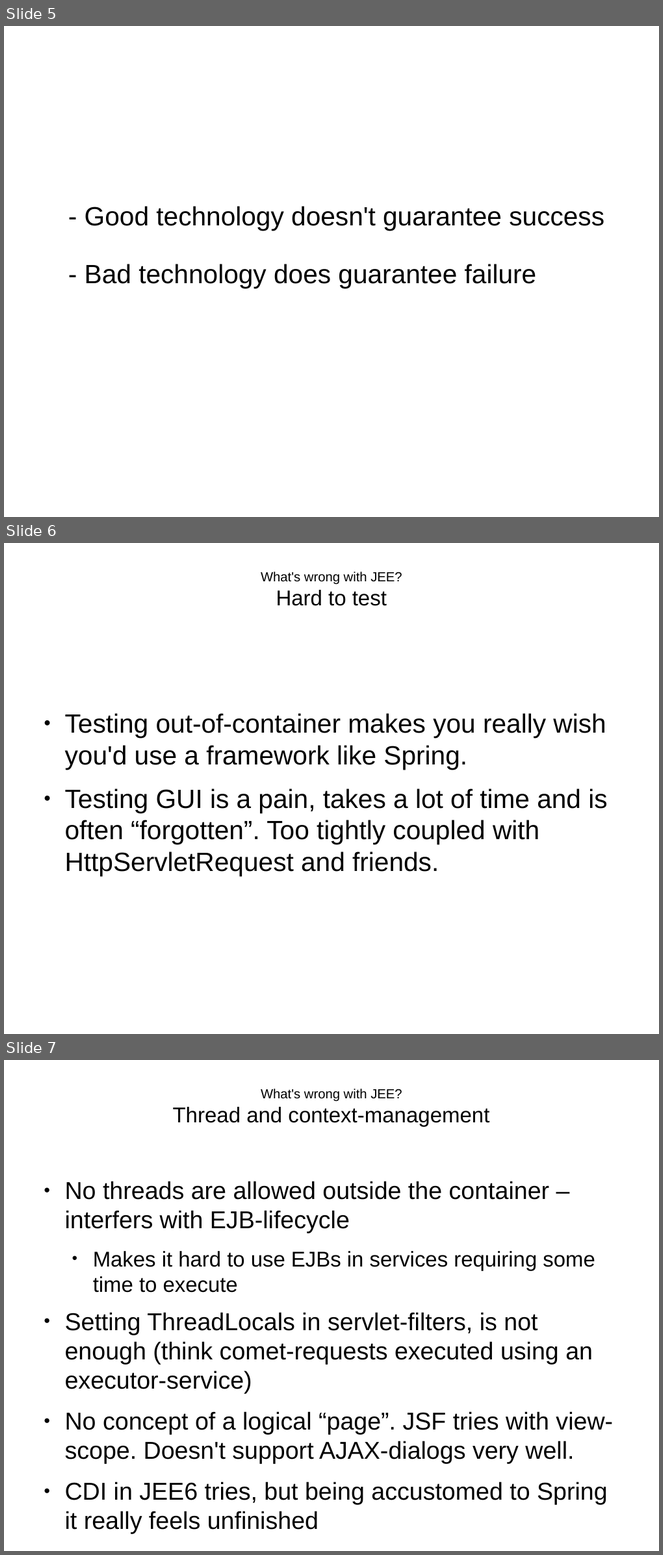
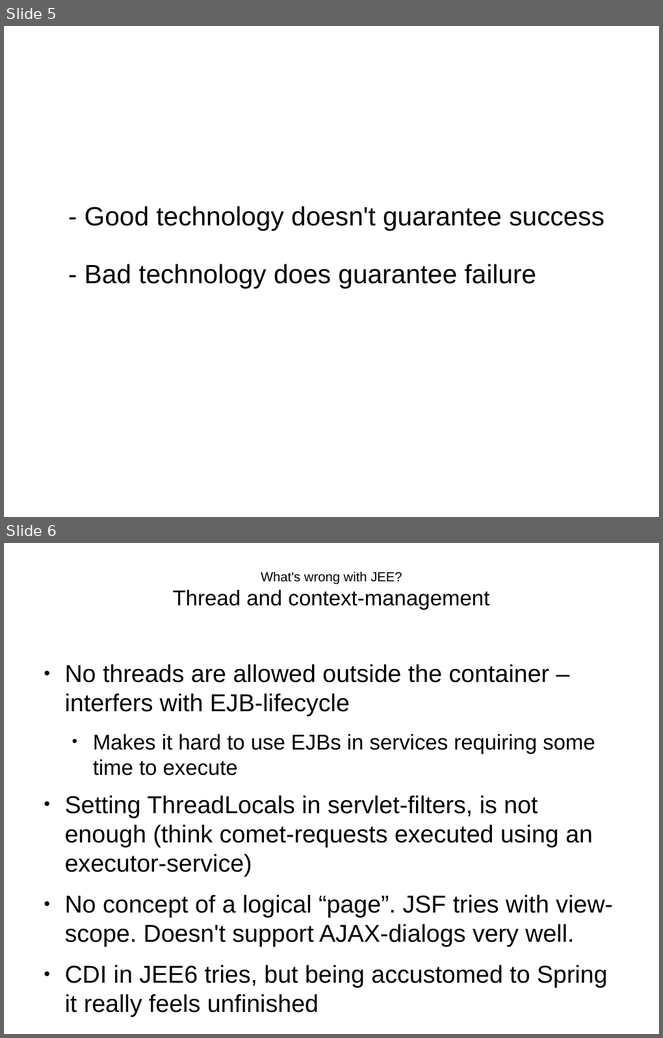
Before and after one commit to andreak/slol-2011, a slide deck: Scala-LiftOff-2011-lift-from-jee-perspective.odp. Shown one above the other, each under a label of ours: slides 5, 6 and 7 before the commit, slides 5 and 6 after it. The pictures are 663x1555 and 663x1038 pixels, drawn with LibreOffice and Linux fonts; fonts in the diff are those of the drawing. Boxes give left, top, right and bottom in pixels: in the first picture for what was removed or moved away, otherwise in the second. Text is boxed around its words. In the diff, an @@ line names an element or a change of style, - is before the commit and + after.

```diff
--- a/Scala-LiftOff-2011-lift-from-jee-perspective.odp
+++ b/Scala-LiftOff-2011-lift-from-jee-perspective.odp
@@ slide 6 removed at [4, 543, 659, 1034], background #FFFFFF @@
@@ title removed at [261, 572, 402, 606] @@
-What's wrong with JEE?
-Hard to test
@@ text removed at [65, 713, 607, 876] @@
-● Testing out-of-container makes you really wish you'd use a framework like Spring.
-● Testing GUI is a pain, takes a lot of time and is often “forgotten”. Too tightly coupled with HttpServletRequest and friends.
@@ what was slide 7 is now slide 6 @@
```
Also in this commit, not shown: 1 slide changed.
